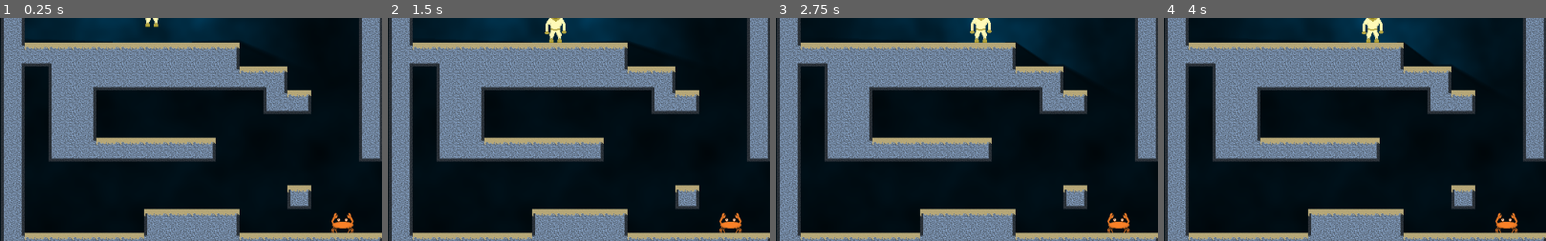
Above: before the commit, frames 1-4 (left to right).
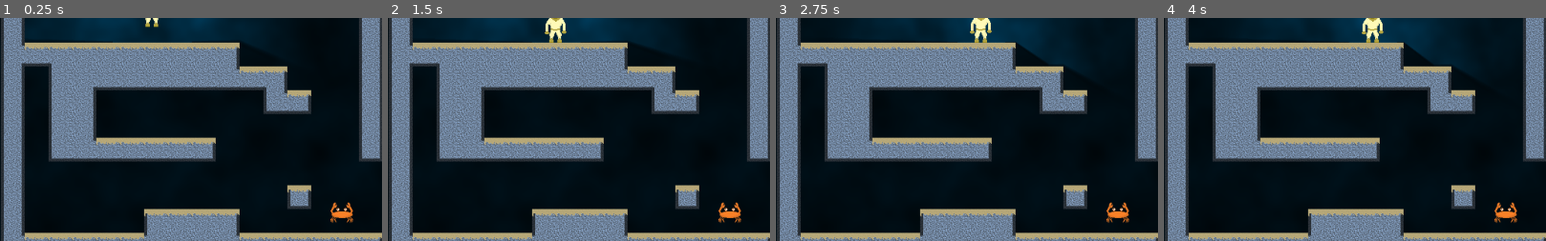
Above: after the commit, the same moments.

Repository: bengosney/diver
Game: Godot game, scene res://Main.tscn
Two runs of this game, one before a commit and one after it. Both use one fixed random seed, a clock stepped at 60 frames per second and the inputs below.
Inputs:
- Up to frame 1 (0.25 s): no input
- Up to frame 2 (1.5 s): hold Right (walk_right) 0.53-1.25 s; hold Down (buoyancy_dec) 0.53-1.25 s; click "Reset Air" at 1.25 s
- Up to frame 3 (2.75 s): hold Right (walk_right) from 2.03 s (still down); tap Up (buoyancy_inc) at 2.1 s
- Up to frame 4 (4 s): release Right (walk_right) at 2.78 s; hold Left (walk_left) 2.78-3.53 s; hold Down (buoyancy_dec) 2.78-3.53 s; hold Right (walk_right) from 3.53 s (still down); tap Up (buoyancy_inc) at 3.6 s
The pictures show only the part of the screen within x 0-50%, y 26-76%; the shares and areas given below are measured in that part.

The runs differ from the first frame. In frame 1, 0.6% of the frame differs, in the area x 86-93%, y 82-97%; in frame 2, 0.6%; in frame 3, 0.6%; in frame 4, 0.6%.

Commit message:
Better hit box

Diff:
--- a/Crab/Crab.tscn
+++ b/Crab/Crab.tscn
@@ -11,8 +11,8 @@
 } ]
 
 [sub_resource type="CapsuleShape2D" id=2]
-radius = 9.0
-height = 40.0
+radius = 15.9999
+height = 32.0001
 
 [sub_resource type="CapsuleShape2D" id=3]
 radius = 6.0
@@ -25,7 +25,7 @@
 frames = SubResource( 1 )
 
 [node name="CollisionShape2D" type="CollisionShape2D" parent="."]
-position = Vector2( 1, 5 )
+position = Vector2( 0, 12 )
 rotation = 1.5708
 shape = SubResource( 2 )
 
--- a/MainLevel/MainLevel.tscn
+++ b/MainLevel/MainLevel.tscn
@@ -61,4 +61,4 @@
 position = Vector2( 82, 16 )
 
 [node name="Crab" parent="." instance=ExtResource( 4 )]
-position = Vector2( 459, 371 )
+position = Vector2( 458, 357 )
